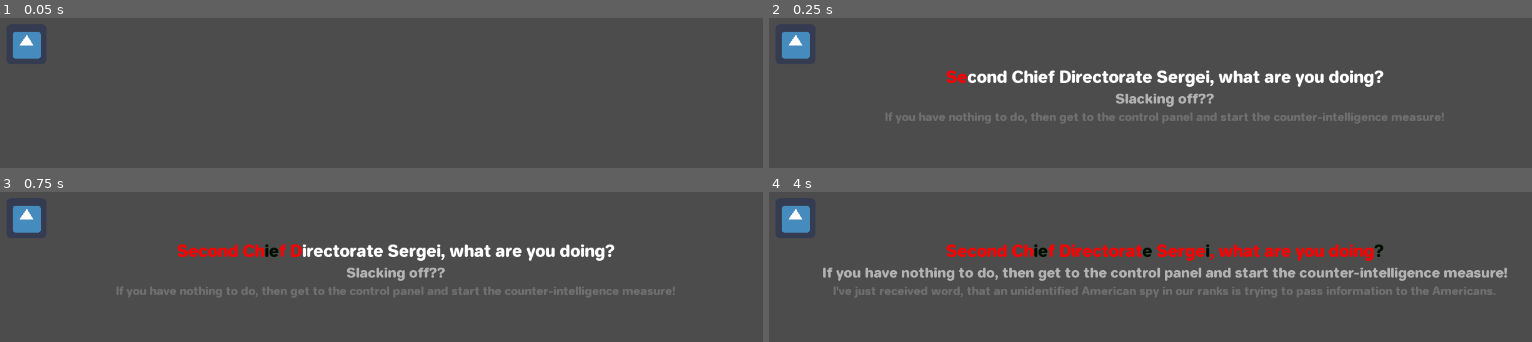
Above: before the commit, frames 1-4 (two rows, left to right).
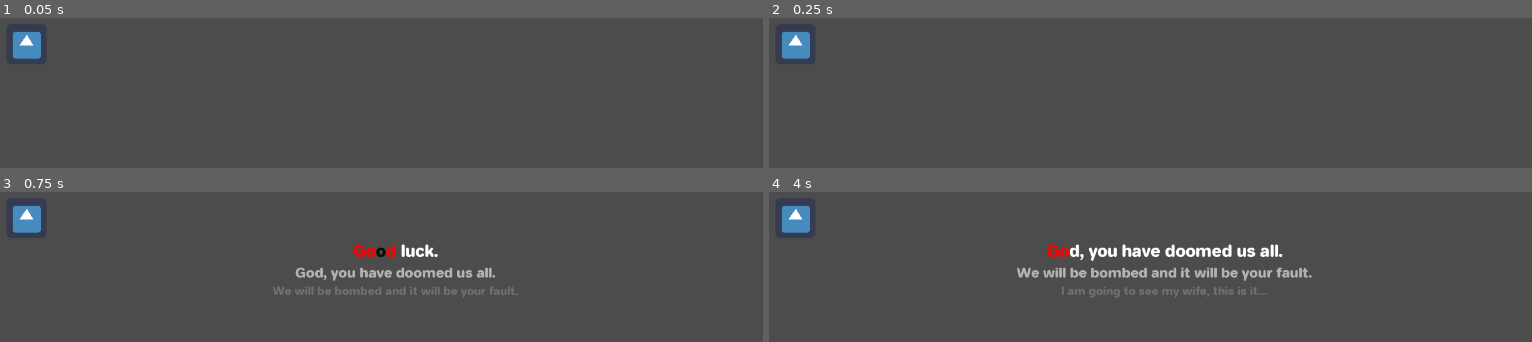
Above: after the commit, the same moments.

Repository: panorb/ludum-dare-49
Game: Godot game, scene res://Game/Game.tscn
The game is run twice, just before and just after one commit, with the same random seed, the same clock (stepped at 60 frames per second) and the same inputs. The engine's default icon, where the game draws it, is replaced by a stand-in: a white triangle on a blue panel in a dark square.
Inputs (mouse positions are in pixels of both pictures, inside the frame that each line leads up to):
- Up to frame 1 (0.05 s): no input
- Up to frame 2 (0.25 s): no input
- Up to frame 3 (0.75 s): click (396, 217) at 0.5 s
- Up to frame 4 (4 s): click (1165, 217) at 1.25 s; click (1165, 217) at 2 s; tap Enter at 3.5 s

Frame 1 is identical in both runs. In frame 2, 4.8% of the frame differs, in the area x 15-89%, y 34-70%; in frame 3, 5.1%; in frame 4, 8.1%, in the area x 7-97%, y 34-70%.
Error after the commit: Attempt to call function 'load_character' in base 'null instance' on a null instance. (res://Game/game.gd:9)

Commit message:
Started with evaluation of censored intervals

Diff:
--- /dev/null
+++ b/godot/Evaluation/Evaluation.tscn
@@ -0,0 +1,14 @@
+[gd_scene load_steps=3 format=2]
+
+[ext_resource path="res://Evaluation/evaluation.gd" type="Script" id=1]
+[ext_resource path="res://Playback/Playback.tscn" type="PackedScene" id=2]
+
+[node name="Evaluation" type="Control"]
+anchor_right = 1.0
+anchor_bottom = 1.0
+script = ExtResource( 1 )
+__meta__ = {
+"_edit_use_anchors_": false
+}
+
+[node name="Playback" parent="." instance=ExtResource( 2 )]
--- /dev/null
+++ b/godot/Evaluation/evaluation.gd
@@ -0,0 +1,88 @@
+extends Control
+
+onready var playback = get_node("Playback")
+
+var available_information : Dictionary = {}
+var hidden_information : Dictionary = {}
+var leaked_information : Dictionary = {}
+
+func _ready():
+	playback.connect("information_passed", "_on_information_passed")
+
+func initialize(data):
+	# Add all information
+	for information_name in data["information"].keys():
+		data["information"][information_name]["timings_left"] = []
+		data["information"][information_name]["timings_passed"] = []
+		available_information[information_name] = data["information"][information_name]
+
+	# Map the corresponding indices of timing
+	for index in data["timings_left"].size():
+		if "information" in data["timings_left"][index]:
+			var information_name = data["timings_left"][index]["information"]
+			available_information[information_name]["timings_left"].append(index)
+
+	for information_name in available_information.keys():
+		if not "barrier" in available_information[information_name]:
+			continue
+		var total_length = 0
+		for index in available_information[information_name]:
+			total_length += data["timings_left"][index]["text"].length()
+
+		available_information[information_name]["total_length"] = total_length
+		available_information[information_name]["censor_length"] = 0.0
+
+func get_leaked_information(data):
+	assert("timings" in data)
+	for timing in data["timings_left"]:
+		if not "information" in timing:
+			continue
+		var information = data["information"][timing["information"]]
+		var percentage_leaked = _get_percentage_of_leaked_information(timing)
+
+		if information["barrier"] <= percentage_leaked:
+			leaked_information.append(information)
+
+	_get_implicit_information()
+
+func _get_percentage_of_leaked_information(information_name):
+	var length_censored = 0.0
+	if "censored_intervals" in timing:
+		for censored_interval in timing["censored_intervals"]:
+			length_censored += censored_interval["end_position"] - censored_interval["start_position"]
+
+
+	var percentage = round(length_censored / timing["text"].length() * 100)
+	return percentage
+
+func _on_information_passed(information_name, index):
+	if not information_name in available_information.keys():
+		return
+
+	if not index in available_information[information_name]["timings_left"]:
+		return
+
+	available_information[information_name]["timings_left"].erase(index)
+	available_information[information_name]["timings_passed"].append(index)
+
+	if available_information[information_name]["timings_left"].empty():
+		_information_completed(information_name)
+
+func _information_completed(information_name):
+	if not information_name in available_information:
+		return
+
+	var information = available_information[information_name]
+
+func _was_leaked(information_name):
+	if information_name in hidden_information:
+		return false
+
+	if information_name in leaked_information:
+		return true
+
+	if not information_name in available_information or not available_information[information_name]["timings_left"].empty():
+		return false
+
+	if "barrier" in information_name:
+		_get_percentage_of_leaked_information(information_name)
--- a/godot/Game/Game.tscn
+++ b/godot/Game/Game.tscn
@@ -1,7 +1,7 @@
 [gd_scene load_steps=4 format=2]
 
 [ext_resource path="res://Game/game.gd" type="Script" id=1]
-[ext_resource path="res://ControlPanel/ControlPanel.tscn" type="PackedScene" id=2]
+[ext_resource path="res://Playback/Playback.tscn" type="PackedScene" id=2]
 [ext_resource path="res://Game/RepeatChoice/RepeatChoice.tscn" type="PackedScene" id=3]
 
 [node name="Game" type="Control"]
@@ -12,7 +12,7 @@
 "_edit_use_anchors_": false
 }
 
-[node name="ControlPanel" parent="." instance=ExtResource( 2 )]
+[node name="Playback" parent="." instance=ExtResource( 2 )]
 
 [node name="RepeatChoice" parent="." instance=ExtResource( 3 )]
 
--- a/godot/ControlPanel/ControlPanel.tscn
+++ b/godot/Playback/Playback.tscn
@@ -1,30 +1,28 @@
 [gd_scene load_steps=10 format=2]
 
-[ext_resource path="res://ControlPanel/control-panel.gd" type="Script" id=1]
-[ext_resource path="res://ControlPanel/subtitle-label.gd" type="Script" id=2]
-[ext_resource path="res://Recordings/json-file-parser.gd" type="Script" id=3]
-[ext_resource path="res://ControlPanel/subtitle-animation-player.gd" type="Script" id=4]
+[ext_resource path="res://Playback/subtitle-label.gd" type="Script" id=1]
+[ext_resource path="res://Recordings/json-file-parser.gd" type="Script" id=2]
+[ext_resource path="res://Shared/Fonts/jelle-bold.ttf" type="DynamicFontData" id=3]
+[ext_resource path="res://Playback/subtitle-animation-player.gd" type="Script" id=4]
 [ext_resource path="res://icon.png" type="Texture" id=5]
-[ext_resource path="res://Shared/Fonts/jelle-bold.ttf" type="DynamicFontData" id=6]
-[ext_resource path="res://Shared/Fonts/jelle-bold-26.tres" type="DynamicFont" id=7]
+[ext_resource path="res://Shared/Fonts/jelle-bold-26.tres" type="DynamicFont" id=6]
+[ext_resource path="res://Playback/playback.gd" type="Script" id=7]
 
 [sub_resource type="DynamicFont" id=1]
 size = 22
-font_data = ExtResource( 6 )
+font_data = ExtResource( 3 )
 
 [sub_resource type="DynamicFont" id=2]
 size = 18
-font_data = ExtResource( 6 )
+font_data = ExtResource( 3 )
 
-[node name="ControlPanel" type="Control"]
+[node name="Playback" type="Control"]
 anchor_right = 1.0
 anchor_bottom = 1.0
-script = ExtResource( 1 )
+script = ExtResource( 7 )
 __meta__ = {
 "_edit_use_anchors_": false
 }
-filename_subtitles = "russian-officer"
-filename_recording = "russian-officer"
 
 [node name="MarginContainer" type="MarginContainer" parent="."]
 anchor_right = 1.0
@@ -54,7 +52,7 @@
 margin_bottom = 700.0
 size_flags_horizontal = 3
 size_flags_vertical = 3
-script = ExtResource( 2 )
+script = ExtResource( 1 )
 
 [node name="AnimationPlayer" type="AnimationPlayer" parent="MarginContainer/VBoxContainer/SubtitlesContainer"]
 script = ExtResource( 4 )
--- a/godot/ControlPanel/control-panel.gd
+++ b/godot/Playback/playback.gd
@@ -13,13 +13,13 @@
 var last_index : int = -1
 var timestamp = null
 var time_pressed : float = 0.0
-var intervals_pressed = []
-var current_censor_interval = {}
 
 var current_chapter = ""
 
 signal text_ended(timing)
 signal chapter_ended(chapter_id)
+signal information_passed(information_name, timings_index)
+
 var chapter_ended_signal_sended = false
 
 func load_character(character_name : String) -> void:
@@ -104,6 +104,8 @@
 						/ ((subtitles["timing"][index]["end"] - subtitles["timing"][index]["start"]) * 100)) * 10
 
 	emit_signal("text_ended", subtitles["timing"][index])
+	if "information" in subtitles["timing"][index]:
+		emit_signal("information_passed", subtitles["timing"][index]["information"], index)
 
 func _set_start_cursor(index: int) -> void:
 	var censor_interval = {
Not shown: 2 places in godot/Playback/Playback.tscn that only renumber resources
Renamed: godot/ControlPanel/subtitle-animation-player.gd -> godot/Playback/subtitle-animation-player.gd
Renamed: godot/ControlPanel/subtitle-label.gd -> godot/Playback/subtitle-label.gd
